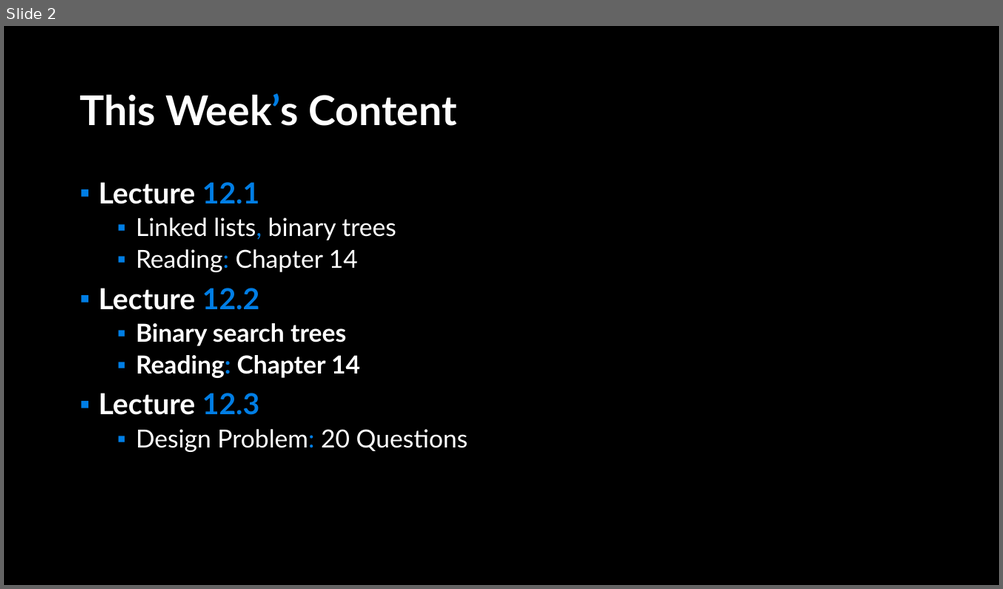
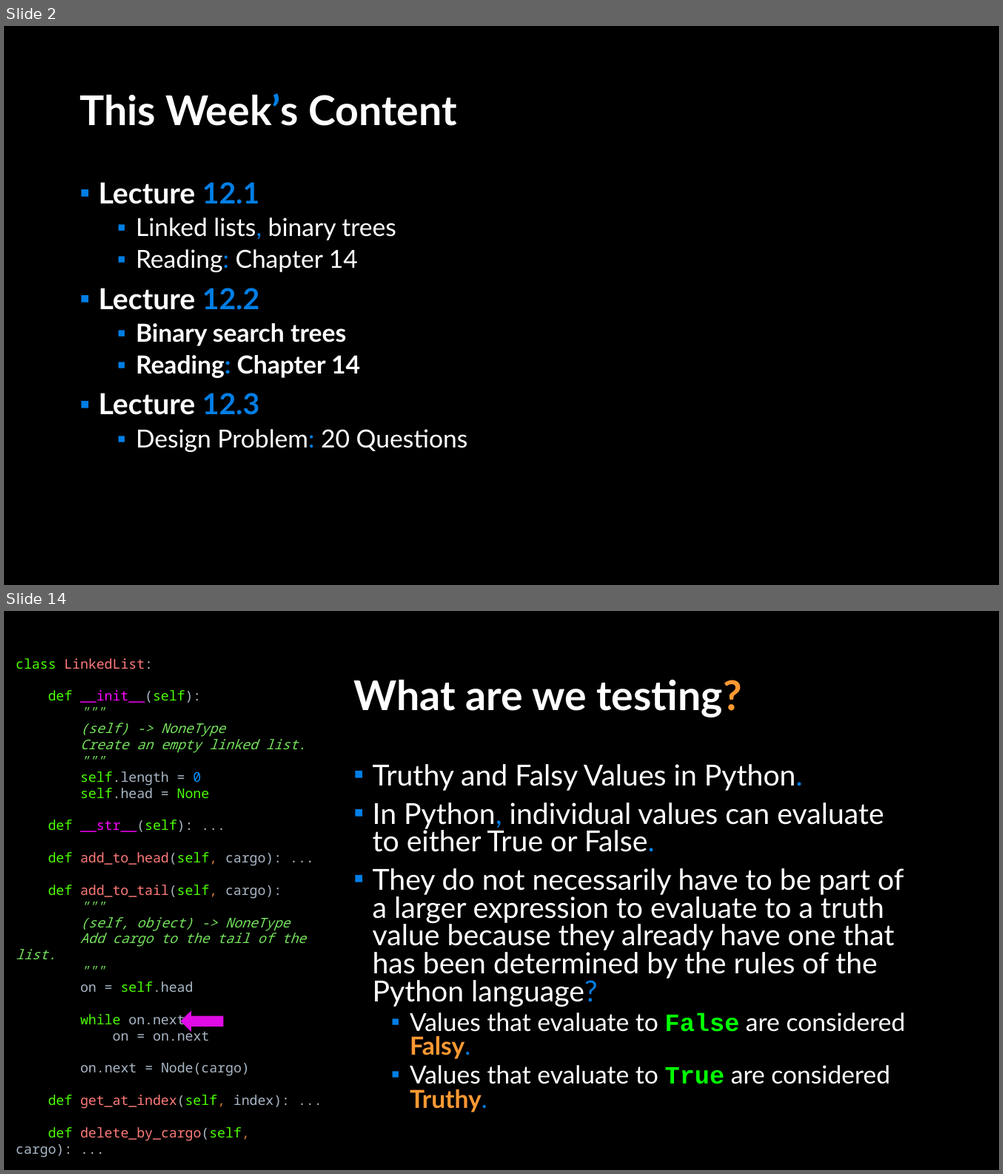
Before and after one commit to APS106/APS106-winter-2022-material, a slide deck: lectures/week12/lecture2/slides/week12_lecture2.pptx. Shown one above the other, each under a label of ours: slide 2 before the commit, slides 2 and 14 after it; the slides between them are not shown. The pictures are 1003x589 and 1003x1174 pixels, drawn with LibreOffice and Linux fonts; fonts in the diff are those of the drawing; background and template pictures are left out. Boxes give left, top, right and bottom in pixels: in the first picture for what was removed or moved away, otherwise in the second. Text is boxed around its words. In the diff, an @@ line names an element or a change of style, - is before the commit and + after.

```diff
--- a/lectures/week12/lecture2/slides/week12_lecture2.pptx
+++ b/lectures/week12/lecture2/slides/week12_lecture2.pptx
@@ slide 14 added at (4,611,999,1170), background picture (left out) @@
@@ text added at (16,658,307,1158), 13 pt, text #A9B7C6 @@
+class LinkedList:
+def __init__(self):
+"""
+(self) -> NoneType
+Create an empty linked list.
+"""
+self.length = 0
+self.head = None
+def __str__(self): ...
+def add_to_head(self, cargo): ...
+def add_to_tail(self, cargo):
+"""
+(self, object) -> NoneType
+Add cargo to the tail of the list.
+"""
+on = self.head
+while on.next:
+on = on.next
+on.next = Node(cargo)
+def get_at_index(self, index): ...
+def delete_by_cargo(self, cargo): ...
@@ title added at (353,679,741,718), 39.6 pt, text #FFFFFF, bold @@
+What are we testing?
@@ text added at (373,764,905,1113), 28 pt, text #FFFFFF @@
+▪ Truthy and Falsy Values in Python.
+▪ In Python, individual values can evaluate to either True or False.
+▪ They do not necessarily have to be part of a larger expression to evaluate to a truth value because they already have one that has been determined by the rules of the Python language?
+  ▪ Values that evaluate to False are considered Falsy.
+  ▪ Values that evaluate to True are considered Truthy.
@@ right arrow added at (181,1011,223,1033), fill #E00BE5 @@
```
Also in this commit, not shown: 2 slides changed, 25 other slides added, 3 other files.
